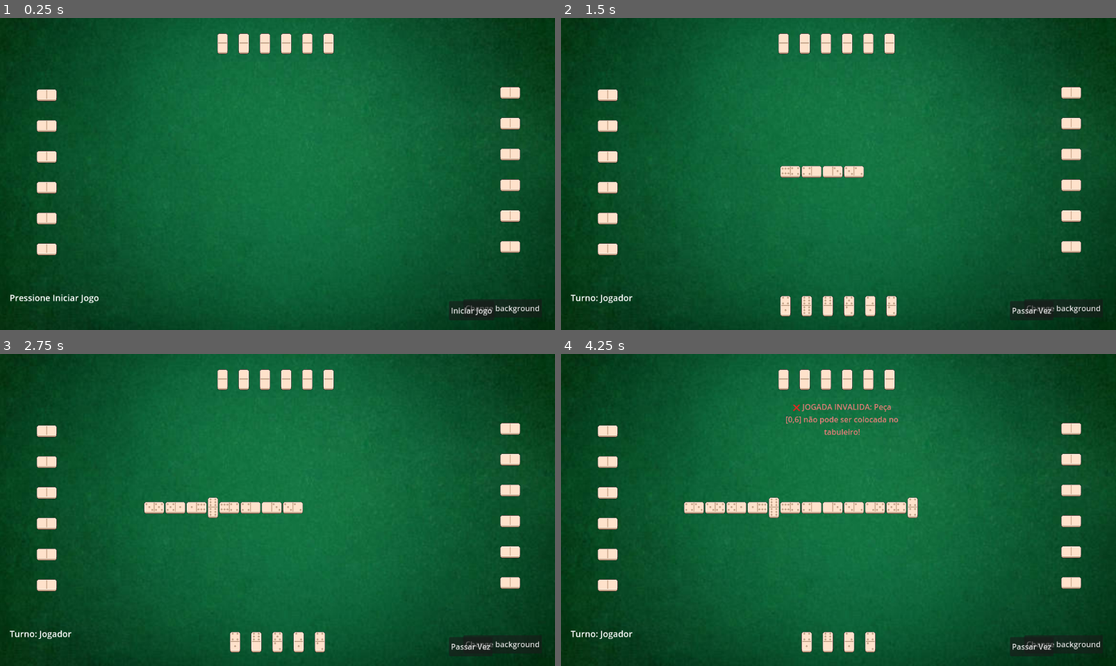
Above: before the commit, frames 1-4 (two rows, left to right).
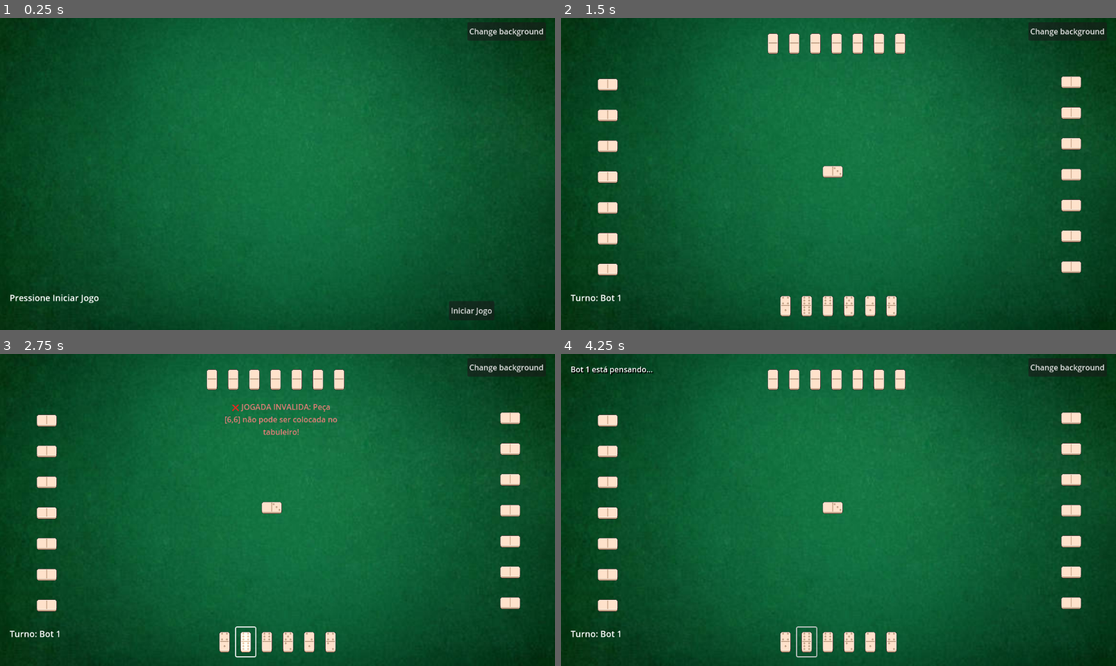
Above: after the commit, the same moments.

Repository: Pbgsa/dominozada-game
Game: Godot game, scene res://scenes/board.tscn
Two runs of this game, one before a commit and one after it. Both use one fixed random seed, a clock stepped at 60 frames per second and the inputs below.
Inputs (mouse positions are in pixels of both pictures, inside the frame that each line leads up to):
- Up to frame 1 (0.25 s): no input
- Up to frame 2 (1.5 s): click "Iniciar Jogo" at 0.5 s; click (794, 305) at 1.27 s
- Up to frame 3 (2.75 s): click (244, 641) at 2.02 s
- Up to frame 4 (4.25 s): click (816, 641) at 2.77 s; click (838, 641) at 3.52 s

The runs differ from the first frame. In frame 1, 2.9% of the frame differs, in the area x 6-98%, y 1-95%; in frame 2, 6.3%; in frame 3, 8.8%, in the area x 6-98%, y 1-98%; in frame 4, 8.5%.

Commit message:
feat: updated board visuals after bot plays

Diff:
--- a/godot/dominozada/scenes/board.tscn
+++ b/godot/dominozada/scenes/board.tscn
@@ -39,10 +39,10 @@
 [node name="PlayerHand" parent="CanvasLayer" instance=ExtResource("3_nglv8")]
 
 [node name="ChangeBackgroundButton" parent="CanvasLayer" node_paths=PackedStringArray("table_sprite") instance=ExtResource("5_dxjtj")]
-offset_left = 962.0
-offset_top = 584.0
-offset_right = 1125.0
-offset_bottom = 622.0
+offset_left = 970.0
+offset_top = 9.0
+offset_right = 1133.0
+offset_bottom = 47.0
 text = "Change background"
 table_sprite = NodePath("../../TableBackground")
 
--- a/godot/dominozada/scripts/game_manager.gd
+++ b/godot/dominozada/scripts/game_manager.gd
@@ -14,6 +14,8 @@
 signal piece_distributed
 signal player_passed(player_id: int)
 signal piece_played(player_id: int, piece: Dictionary)
+signal player_hand_changed(player_id: int, new_count: int)
+signal bot_action_message(message: String)
 
 enum GameState {
 	MENU,
@@ -115,6 +117,9 @@
 
 	piece_distributed.emit()
 
+	# Atualizar contadores de peças na UI
+	call_deferred("update_all_hand_counts")
+
 func find_first_player() -> int:
 	"""Encontra o jogador com a peça dupla mais alta (não usado atualmente)"""
 	var highest_double = -1
@@ -154,6 +159,9 @@
 		# Emitir sinal de peça jogada
 		piece_played.emit(player_id, piece)
 
+		# Emitir sinal de mudança na mão do jogador
+		player_hand_changed.emit(player_id, player.get_hand_count())
+
 		# Verificar vitória
 		if player.get_hand_count() == 0:
 			end_game(player_id, GameOverReason.EMPTY_HAND)
@@ -193,12 +201,26 @@
 
 func execute_bot_turn():
 	"""Executa o turno do bot"""
-	var bot = players[current_player]  # Bot player
+	var bot = players[current_player]
+
+	# Adicionar delay para tornar o jogo mais natural
+	await get_tree().create_timer(2).timeout
+	bot_action_message.emit("%s está pensando..." % bot.player_name)
+
+	# Verificar se o jogo ainda está ativo após o delay
+	if current_state != GameState.PLAYING:
+		return
+
 	var move = bot.decide_move(board)
 
 	if move.has("piece") and move.has("side"):
+		await get_tree().create_timer(2).timeout
+		var side_text = "esquerda" if move.side == "left" else "direita"
+		bot_action_message.emit("%s jogou na %s" % [bot.player_name, side_text])
 		play_piece(current_player, move.piece, move.side)
 	else:
+		await get_tree().create_timer(2).timeout
+		bot_action_message.emit("%s passou a vez" % bot.player_name)
 		pass_turn(current_player)
 
 func end_game(winner_id: int, reason: GameOverReason):
@@ -240,3 +262,8 @@
 func is_human_turn() -> bool:
 	"""Verifica se é o turno do jogador humano"""
 	return current_player == 0
+
+func update_all_hand_counts():
+	"""Emite sinais de atualização para todas as mãos dos jogadores"""
+	for i in range(players.size()):
+		player_hand_changed.emit(i, players[i].get_hand_count())
--- a/godot/dominozada/scripts/game_ui.gd
+++ b/godot/dominozada/scripts/game_ui.gd
@@ -19,6 +19,7 @@
 		game_manager.game_over.connect(_on_game_over)
 		game_manager.game_started.connect(_on_game_started)
 		game_manager.player_passed.connect(_on_player_passed)
+		game_manager.bot_action_message.connect(_on_bot_action_message)
 
 	# Conectar botões
 	pass_button.pressed.connect(_on_pass_button_pressed)
@@ -63,7 +64,10 @@
 func _on_player_passed(player_id: int):
 	"""Jogador passou a vez"""
 	var player = game_manager.players[player_id]
-	show_pass_message(player.player_name + " passou a vez!")
+	if player_id == 0:  # Jogador humano
+		show_temporary_message("Você passou a vez")
+	else:  # Bot (mas isso será tratado pelo bot_action_message)
+		pass  # Mensagem será exibida via bot_action_message
 
 func _on_pass_button_pressed():
 	"""Jogador humano passa a vez"""
@@ -110,3 +114,36 @@
 func show_pass_message(message: String):
 	"""Mostra mensagem temporária quando alguém passa"""
 	print(message)  # Por enquanto só print, pode implementar UI visual depois
+
+func _on_bot_action_message(message: String):
+	"""Mostra mensagem temporária das ações dos bots"""
+	show_temporary_message(message)
+
+func show_temporary_message(message: String):
+	"""Mostra uma mensagem temporária no canto superior esquerdo"""
+	# Criar label temporário se não existir
+	var temp_label = get_node_or_null("Control/TempMessage")
+	if not temp_label:
+		temp_label = Label.new()
+		temp_label.name = "TempMessage"
+		temp_label.position = Vector2(20, 20)
+		temp_label.add_theme_font_size_override("font_size", 16)
+		temp_label.add_theme_color_override("font_color", Color.WHITE)
+		temp_label.add_theme_color_override("font_shadow_color", Color.BLACK)
+		temp_label.add_theme_constant_override("shadow_offset_x", 2)
+		temp_label.add_theme_constant_override("shadow_offset_y", 2)
+		$Control.add_child(temp_label)
+
+	# Configurar mensagem
+	temp_label.text = message
+	temp_label.visible = true
+
+	# Animar fade in
+	temp_label.modulate.a = 0.0
+	var tween = create_tween()
+	tween.tween_property(temp_label, "modulate:a", 1.0, 0.2)
+
+	# Aguardar e fade out
+	tween.tween_interval(1.0)  # Mensagem visível por 1 segundo
+	tween.tween_property(temp_label, "modulate:a", 0.0, 0.3)
+	tween.tween_callback(func(): temp_label.visible = false)
--- a/godot/dominozada/scripts/opponent.gd
+++ b/godot/dominozada/scripts/opponent.gd
@@ -2,10 +2,24 @@
 
 @onready var piece_button_scene: PackedScene = preload("res://scenes/domino_piece_button.tscn")
 
+var is_updating: bool = false  # Flag para evitar atualizações simultâneas
+
 func set_piece_count(count: int, direction: String):
+	# Evitar atualizações simultâneas
+	if is_updating:
+		return
+
+	is_updating = true
+
+	# Limpar mão existente e aguardar a limpeza completa
 	clear_hand()
+	await get_tree().process_frame
 
 	for i in range(count):
+		# Verificar se ainda estamos atualizando (pode ter sido cancelado)
+		if not is_updating:
+			break
+
 		var button = piece_button_scene.instantiate()
 
 		if direction == "up" or direction == "down":
@@ -17,9 +31,22 @@
 		button.mouse_filter = Control.MOUSE_FILTER_IGNORE
 		add_child(button)
 
+		# Aguardar um frame para garantir que o botão esteja pronto
 		await get_tree().process_frame
-		button.set_piece_values(0, 0, direction)
+
+		# Verificar se o botão ainda existe antes de configurar
+		if is_instance_valid(button) and button.has_method("set_piece_values"):
+			button.set_piece_values(0, 0, direction)
+
+	is_updating = false
 
 func clear_hand():
-	for child in get_children():
-		child.queue_free()
+	# Remover todos os filhos de forma mais segura
+	var children = get_children()
+	for child in children:
+		if is_instance_valid(child):
+			child.queue_free()
+
+	# Aguardar um frame para garantir que a remoção seja processada
+	if children.size() > 0:
+		await get_tree().process_frame
--- a/godot/dominozada/scripts/opponent_hands.gd
+++ b/godot/dominozada/scripts/opponent_hands.gd
@@ -4,10 +4,20 @@
 @onready var left_hand = $LeftHand
 @onready var right_hand = $RightHand
 
+var game_manager: Node = null
+
 func _ready():
-	# Debug initialization
+	# Conectar com o GameManager
+	game_manager = get_node("/root/GameManager") if has_node("/root/GameManager") else null
+	if game_manager:
+		game_manager.player_hand_changed.connect(_on_player_hand_changed)
+		game_manager.game_started.connect(_on_game_started)
+		game_manager.piece_distributed.connect(_on_pieces_distributed)
+
+	# Debug initialization (fallback se GameManager não estiver ativo)
 	await get_tree().process_frame  # Wait for hands to be ready
-	update_hands({"top": 6, "left": 6, "right": 6})
+	if not game_manager:
+		update_hands({"top": 6, "left": 6, "right": 6})
 
 func update_hands(pieces_by_player: Dictionary):
 	# Correct orientations for each position
@@ -17,3 +27,34 @@
 		left_hand.set_piece_count(pieces_by_player.get("left", 0), "left")  # Left uses "left" orientation
 	if right_hand:
 		right_hand.set_piece_count(pieces_by_player.get("right", 0), "right")  # Right uses "right" orientation
+
+func _on_player_hand_changed(player_id: int, new_count: int):
+	"""Atualiza a mão do oponente quando a quantidade de peças muda"""
+	# player_id 0 = jogador humano (não exibido aqui)
+	# player_id 1 = oponente do topo
+	# player_id 2 = oponente da esquerda
+	# player_id 3 = oponente da direita
+
+	match player_id:
+		1:  # Top opponent
+			if top_hand:
+				top_hand.set_piece_count(new_count, "up")
+		2:  # Left opponent
+			if left_hand:
+				left_hand.set_piece_count(new_count, "left")
+		3:  # Right opponent
+			if right_hand:
+				right_hand.set_piece_count(new_count, "right")
+
+func _on_game_started():
+	"""Quando o jogo inicia, resetar todas as mãos para 7 peças"""
+	update_hands({"top": 7, "left": 7, "right": 7})
+
+func _on_pieces_distributed():
+	"""Quando as peças são distribuídas, definir quantidade inicial"""
+	if game_manager:
+		var top_count = game_manager.players[1].get_hand_count() if game_manager.players.size() > 1 else 7
+		var left_count = game_manager.players[2].get_hand_count() if game_manager.players.size() > 2 else 7
+		var right_count = game_manager.players[3].get_hand_count() if game_manager.players.size() > 3 else 7
+
+		update_hands({"top": top_count, "left": left_count, "right": right_count})
